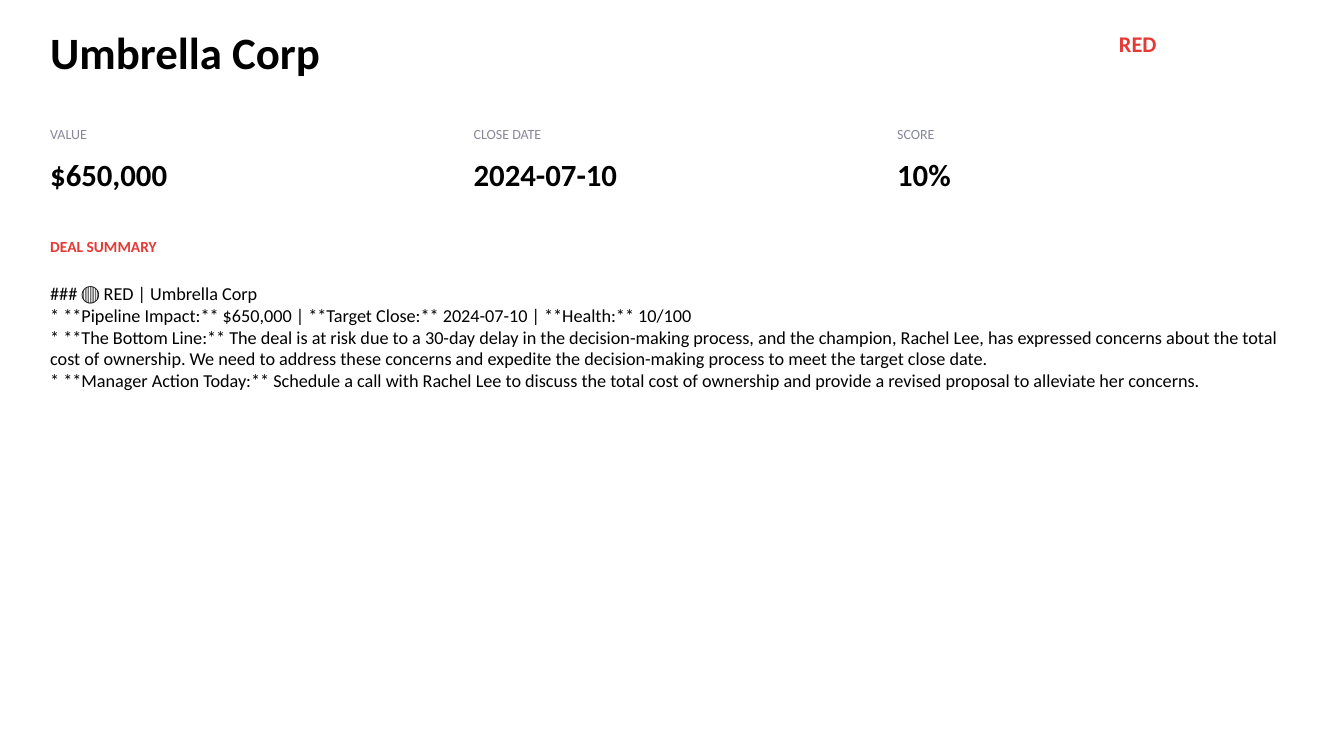
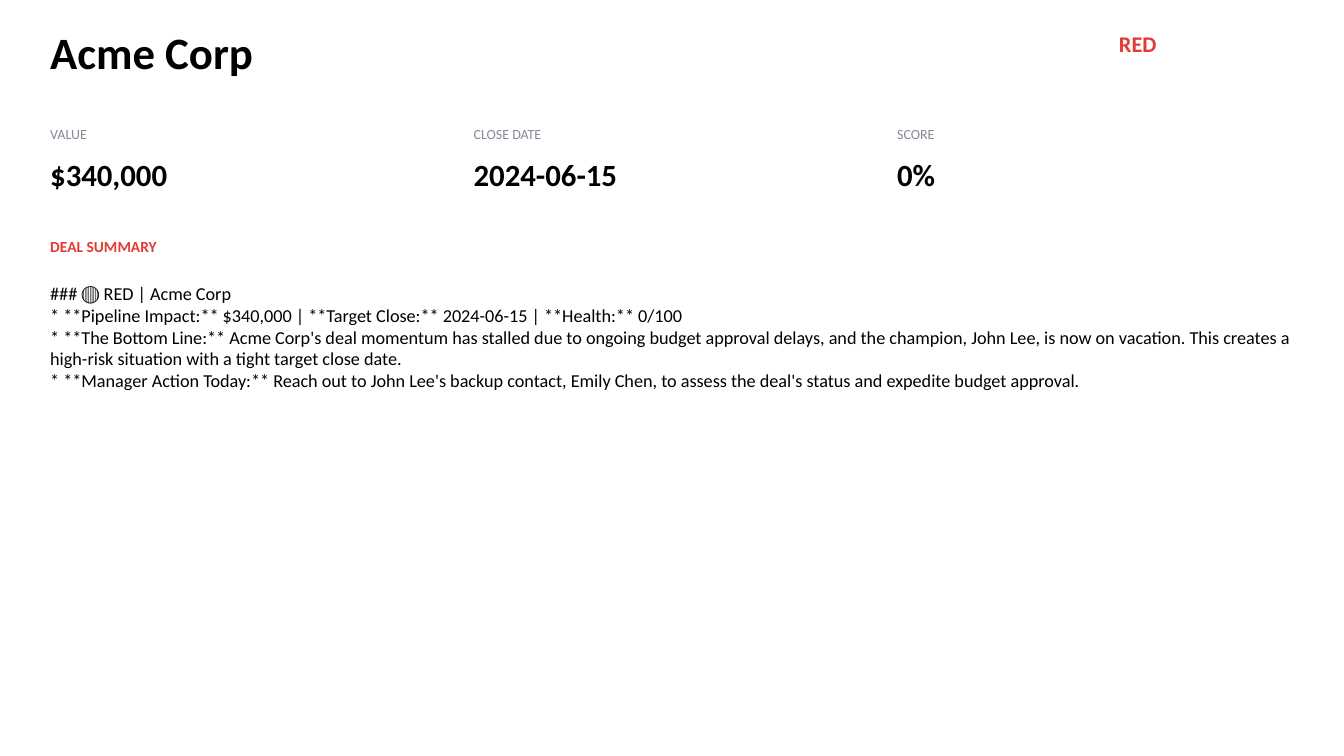
Before and after one commit to vineeta07/Piratesofcoralbean, a slide deck: slide 5 of backend/outputs/pipeline_deck.pptx. Drawn at 1344x756 pixels with LibreOffice and Linux fonts; fonts in the diff are those of the drawing. Boxes give left, top, right and bottom in pixels: in the first picture for what was removed or moved away, otherwise in the second. Text is boxed around its words. In the diff, an @@ line names an element or a change of style, - is before the commit and + after.

```diff
--- a/backend/outputs/pipeline_deck.pptx
+++ b/backend/outputs/pipeline_deck.pptx
@@ text at (50, 39, 253, 76): text changed @@
-Umbrella Corp
+Acme Corp
@@ text at (50, 165, 167, 190): text changed @@
-$650,000
+$340,000
@@ text at (474, 165, 617, 187): text changed @@
-2024-07-10
+2024-06-15
@@ text at (897, 164, 935, 187): text changed @@
-10%
+0%
@@ text at (50, 288, 1290, 390): text changed @@
-### 🔴 RED | Umbrella Corp
-* **Pipeline Impact:** $650,000 | **Target Close:** 2024-07-10 | **Health:** 10/100
-* **The Bottom Line:** The deal is at risk due to a 30-day delay in the decision-making process, and the champion, Rachel Lee, has expressed concerns about the total cost of ownership. We need to address these concerns and expedite the decision-making process to meet the target close date.
-* **Manager Action Today:** Schedule a call with Rachel Lee to discuss the total cost of ownership and provide a revised proposal to alleviate her concerns.
+### 🔴 RED | Acme Corp
+* **Pipeline Impact:** $340,000 | **Target Close:** 2024-06-15 | **Health:** 0/100
+* **The Bottom Line:** Acme Corp's deal momentum has stalled due to ongoing budget approval delays, and the champion, John Lee, is now on vacation. This creates a high-risk situation with a tight target close date.
+* **Manager Action Today:** Reach out to John Lee's backup contact, Emily Chen, to assess the deal's status and expedite budget approval.
```
Also in this commit, not shown: 10 other slides changed, 4 other files.
